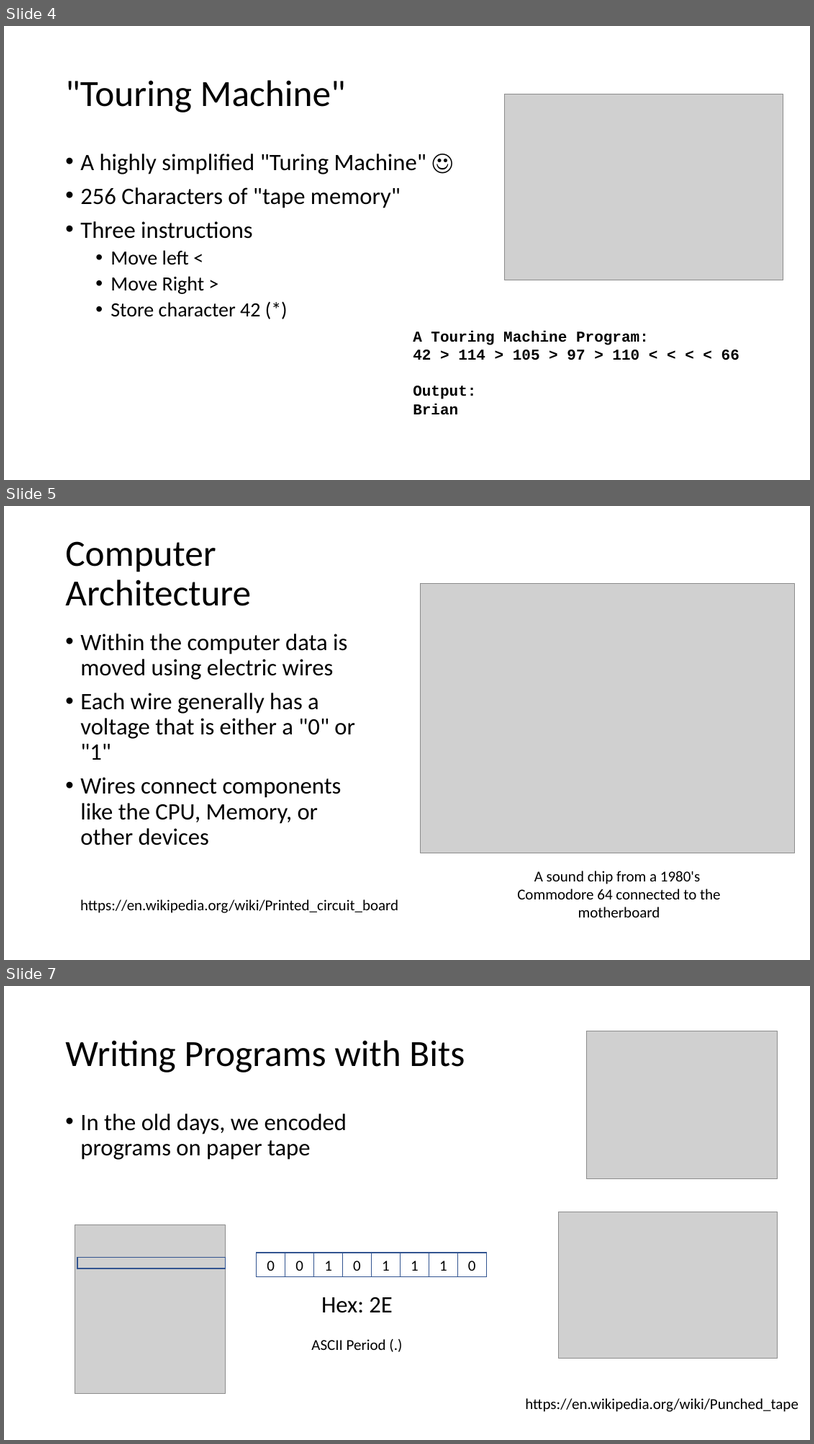
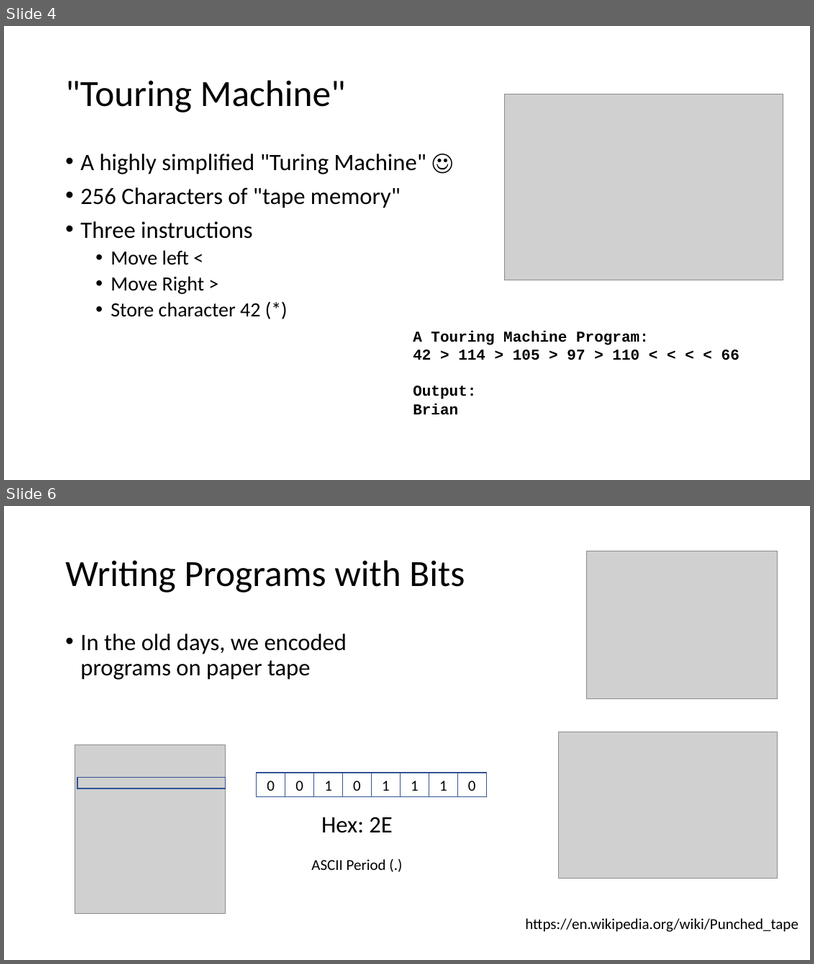
Before and after one commit to csev/ca4e, a slide deck: lectures/05-Software.pptx. Shown one above the other, each under a label of ours: slides 4, 5 and 7 before the commit, slides 4 and 6 after it; the slides between them are not shown. The pictures are 814x1444 and 814x964 pixels, drawn with LibreOffice and Linux fonts; fonts in the diff are those of the drawing; grey boxes stand for pictures. Boxes give left, top, right and bottom in pixels: in the first picture for what was removed or moved away, otherwise in the second. Text is boxed around its words. In the diff, an @@ line names an element or a change of style, - is before the commit and + after.

```diff
--- a/lectures/05-Software.pptx
+++ b/lectures/05-Software.pptx
@@ slide 5 removed at (4, 506, 810, 960), background #FFFFFF @@
@@ title removed at (65, 541, 251, 606) @@
-Computer Architecture
@@ picture removed at (421, 584, 795, 853) @@
@@ text removed at (80, 633, 355, 845) @@
-• Within the computer data is moved using electric wires
-• Each wire generally has a voltage that is either a "0" or "1"
-• Wires connect components like the CPU, Memory, or other devices
@@ text removed at (517, 870, 720, 917) @@
-A sound chip from a 1980's
-Commodore 64 connected to the
-motherboard
@@ text removed at (80, 899, 399, 913) @@
-https://en.wikipedia.org/wiki/Printed_circuit_board
@@ what was slide 7 is now slide 6 @@
```
Also in this commit, not shown: 1 slide changed, 3 slides added, 1 other slide removed.
